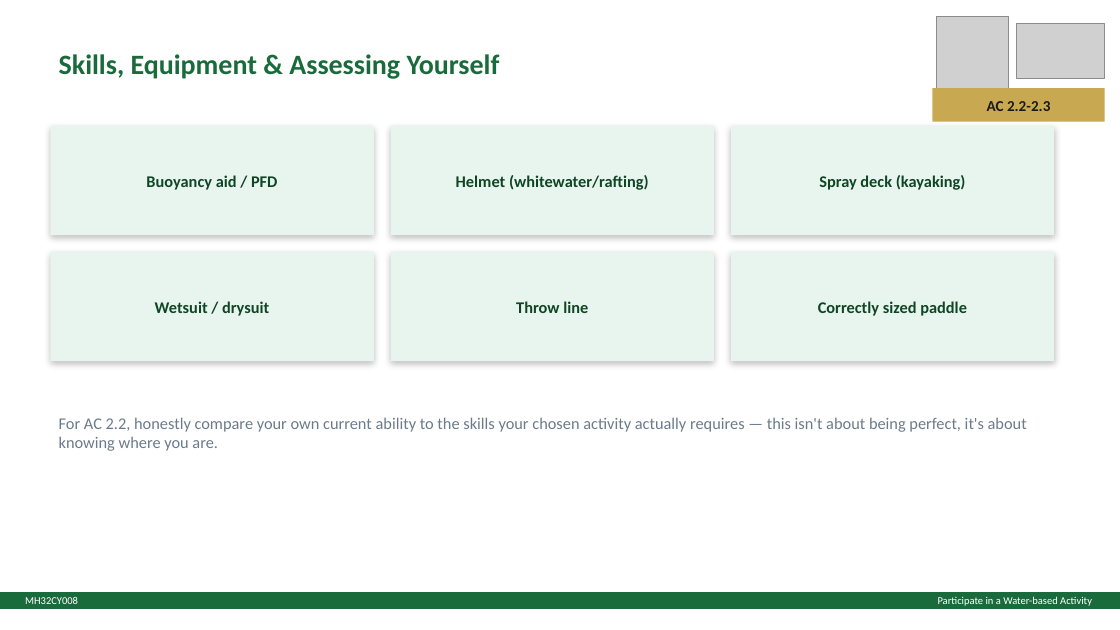
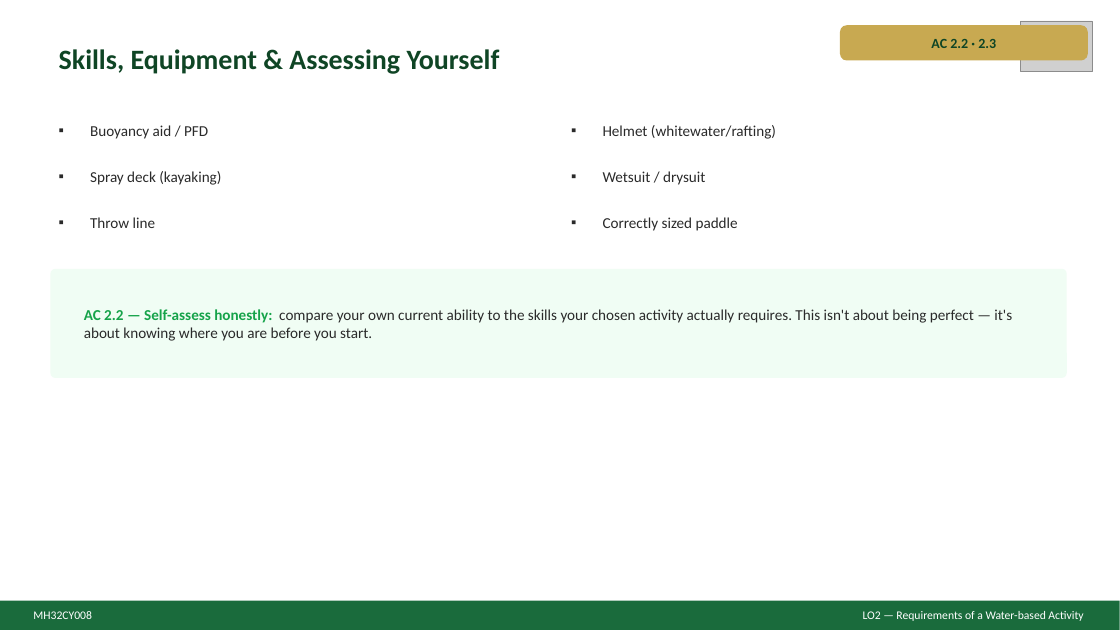
Before and after one commit to JJ2026Outdoor/ACOutdoorEd, a slide deck: slide 5 of MH32CY008WaterActivitySlides.pptx (slide 7 before the commit). Drawn at 1120x630 pixels with LibreOffice and Linux fonts; fonts in the diff are those of the drawing; grey boxes stand for pictures. Boxes give left, top, right and bottom in pixels: in the first picture for what was removed or moved away, otherwise in the second. Text is boxed around its words. In the diff, an @@ line names an element or a change of style, - is before the commit and + after.

```diff
--- a/MH32CY008WaterActivitySlides.pptx
+++ b/MH32CY008WaterActivitySlides.pptx
@@ text "Skills, Equipment & Assessing Yourself" at (59, 49, 500, 74): text colour #1A6B3C to #0F4525 @@
@@ rounded rectangle added at (840, 25, 1088, 60), fill #C8A951 @@
@@ picture removed at (1017, 24, 1105, 78) @@
@@ picture: place and size @@
-picture at (937, 17, 1008, 88)
+picture at (1021, 21, 1092, 71)
@@ text at (931, 39, 996, 48): text changed; size 13 to 12 pt; text colour #1A1A1A to #0F4525 @@
-AC 2.2-2.3
+AC 2.2 · 2.3
@@ rectangle removed at (933, 88, 1105, 122) @@
@@ text "Buoyancy aid / PFD": place and size @@
-text "Buoyancy aid / PFD" at (146, 175, 278, 190)
+text "Buoyancy aid / PFD" at (90, 125, 208, 139)
@@ text "Helmet (whitewater/rafting)": place and size @@
-text "Helmet (whitewater/rafting)" at (456, 175, 649, 190)
+text "Helmet (whitewater/rafting)" at (603, 125, 776, 139)
@@ rectangle removed at (50, 126, 374, 235) @@
@@ rectangle removed at (391, 126, 714, 235) @@
@@ rectangle removed at (731, 126, 1054, 235) @@
@@ text "Spray deck (kayaking)": place and size @@
-text "Spray deck (kayaking)" at (819, 175, 966, 190)
+text "Spray deck (kayaking)" at (90, 171, 221, 185)
@@ text "Wetsuit / drysuit": place and size @@
-text "Wetsuit / drysuit" at (155, 301, 269, 316)
+text "Wetsuit / drysuit" at (603, 171, 705, 185)
@@ size 14 to 13 pt, text colour #0F4525 to #2A2A2A, bold off; alignment centre to left; bullet none to ▪ in 6 elements at (90, 125, 208, 139), (603, 217, 738, 231), (603, 125, 776, 139), (90, 171, 221, 185), (603, 171, 705, 185), (90, 217, 155, 228) @@
@@ text "Throw line": place and size @@
-text "Throw line" at (516, 301, 588, 313)
+text "Throw line" at (90, 217, 155, 228)
@@ text "Correctly sized paddle": place and size @@
-text "Correctly sized paddle" at (818, 301, 967, 316)
+text "Correctly sized paddle" at (603, 217, 738, 231)
@@ rectangle removed at (50, 252, 374, 361) @@
@@ rounded rectangle added at (50, 269, 1067, 378), fill #F0FDF4 @@
@@ rectangle removed at (391, 252, 714, 361) @@
@@ rectangle removed at (731, 252, 1054, 361) @@
@@ text at (84, 309, 1012, 341): text changed; size 14 to 13 pt; text colour #6B7B8C to #2A2A2A @@
-For AC 2.2, honestly compare your own current ability to the skills your chosen activity actually requires — this isn't about being perfect, it's about knowing where you are.
+AC 2.2 — Self-assess honestly: compare your own current ability to the skills your chosen activity actually requires. This isn't about being perfect — it's about knowing where you are before you start.
@@ rectangle: place and size @@
-rectangle at (0, 592, 1120, 609)
+rectangle at (0, 601, 1120, 630)
@@ text "MH32CY008": place and size @@
-text "MH32CY008" at (25, 597, 78, 604)
+text "MH32CY008" at (33, 611, 92, 619)
@@ text "MH32CY008" at (33, 611, 92, 619): size 9 to 10 pt @@
@@ text at (863, 611, 1083, 621): text changed; size 9 to 10 pt @@
-Participate in a Water-based Activity
+LO2 — Requirements of a Water-based Activity
```
Also in this commit, not shown: 9 other slides changed, 1 slide added, 3 slides removed, 1 other file.
